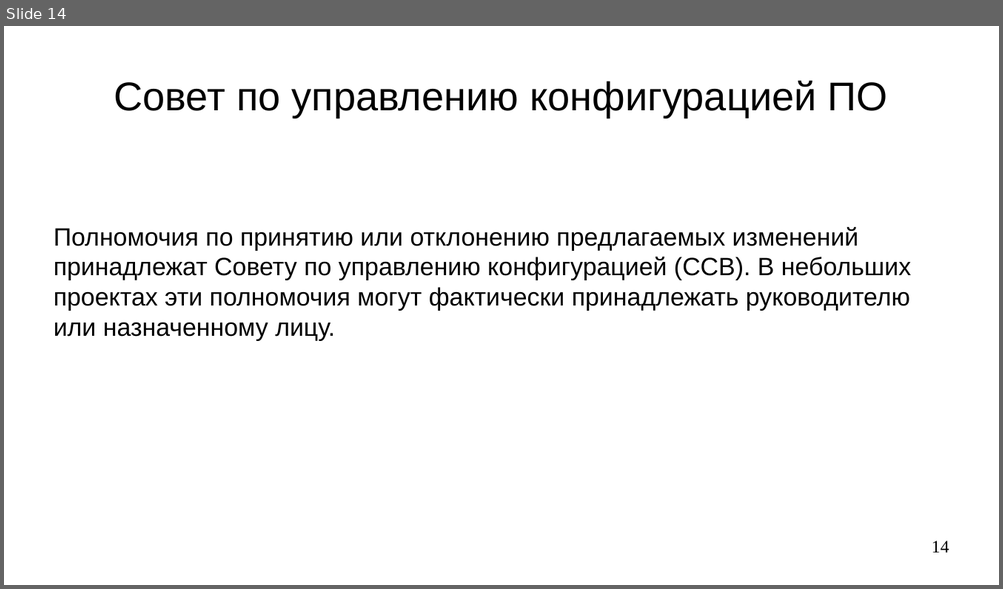
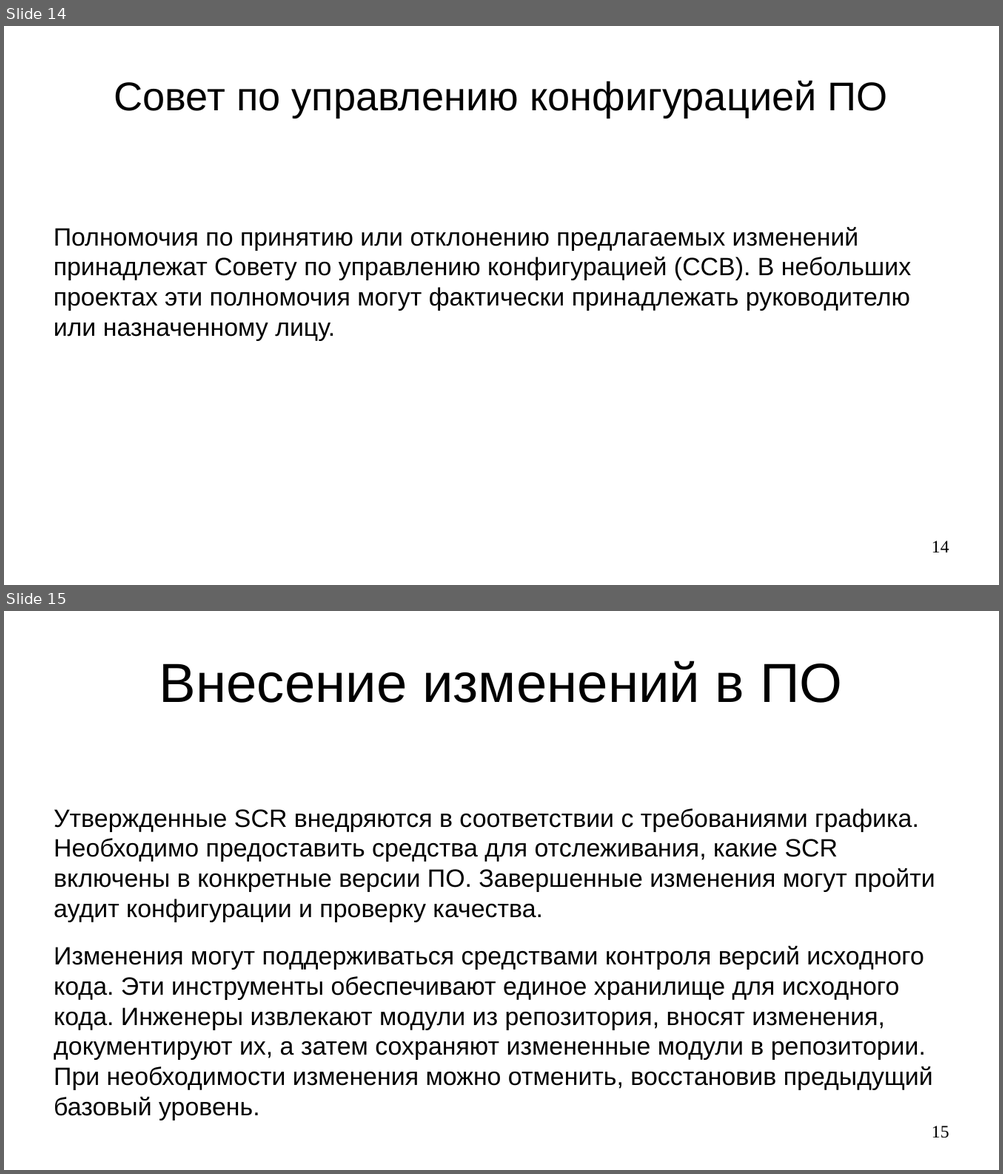
Before and after one commit to steelcraft/stud-lab, a slide deck: Лекции/CASWE01#L6.odp. Shown one above the other, each under a label of ours: slide 14 before the commit, slides 14 and 15 after it. The pictures are 1003x589 and 1003x1174 pixels, drawn with LibreOffice and Linux fonts; fonts in the diff are those of the drawing. Boxes give left, top, right and bottom in pixels: in the first picture for what was removed or moved away, otherwise in the second. Text is boxed around its words. In the diff, an @@ line names an element or a change of style, - is before the commit and + after.

```diff
--- a/Лекции/CASWE01#L6.odp
+++ b/Лекции/CASWE01#L6.odp
@@ slide 15 added at bbox=[4, 611, 999, 1170], background #FFFFFF @@
@@ title added at bbox=[159, 661, 842, 703], 44 pt, text #000000 @@
+Внесение изменений в ПО
@@ text added at bbox=[54, 809, 934, 1121], 20 pt, text #000000 @@
+Утвержденные SCR внедряются в соответствии с требованиями графика. Необходимо предоставить средства для отслеживания, какие SCR включены в конкретные версии ПО. Завершенные изменения могут пройти аудит конфигурации и проверку качества.
+Изменения могут поддерживаться средствами контроля версий исходного кода. Эти инструменты обеспечивают единое хранилище для исходного кода. Инженеры извлекают модули из репозитория, вносят изменения, документируют их, а затем сохраняют измененные модули в репозитории. При необходимости изменения можно отменить, восстановив предыдущий базовый уровень.
@@ page number added at bbox=[931, 1126, 949, 1139], 14 pt, text #000000 @@
+15
```
Also in this commit, not shown: 1 other slide added.
